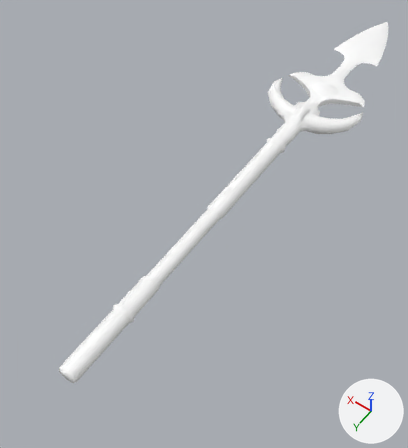
Two versions of the FBX model HeroFishing/Assets/James Work/James VFX/Models/VFX_MiranaSpear_f_01.fbx, one commit apart.
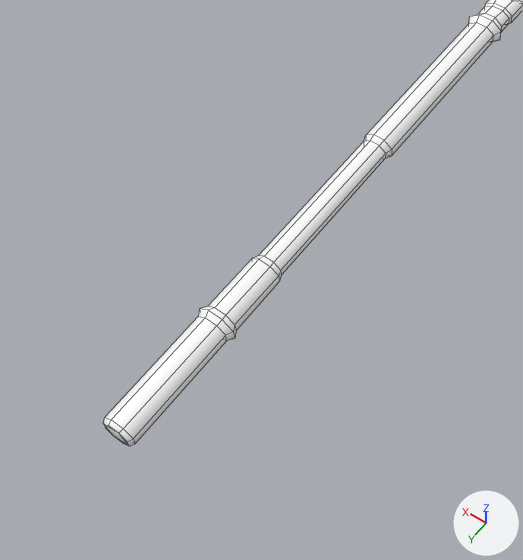
Old and new are each drawn whole from a 50 mm lens placed at (-0.514, 1.12, 1.132), pointed at (0.045, 0.338, -0.097) and again close up on the part from 0% to 73% of the width and 29% to 100% of the height. The lights are fixed; the arrows at lower right show +X, +Y and +Z. The close-ups show mesh edges as thin lines. Where no turn or scale is listed for an object, it has been applied to the vertices.

Objects in the first close-up: 'mirana_javelin'.
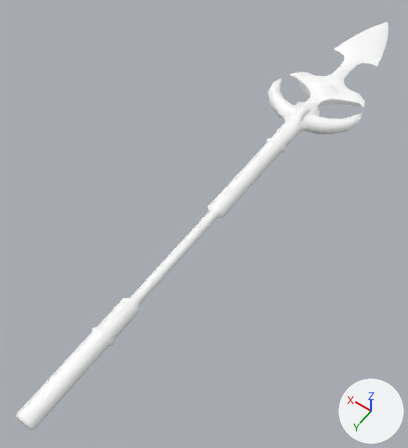
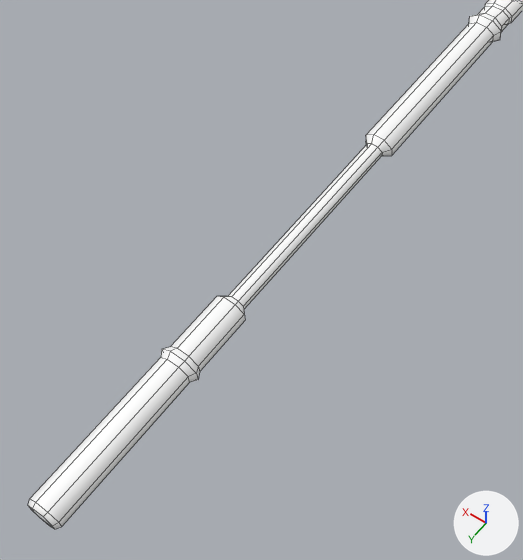
The change, as a diff of the scene's bpy script:
```diff
--- a/HeroFishing/Assets/James Work/James VFX/Models/VFX_MiranaSpear_f_01.fbx.py
+++ b/HeroFishing/Assets/James Work/James VFX/Models/VFX_MiranaSpear_f_01.fbx.py
@@ me_mesh @@
 # used by ob_mirana_javelin; location = (0.0, 0.0, 0.0)
-me_mesh.from_pydata(...)  # 419 vertices, 499 faces; spans x -0.15..0.15, y -0.71..0.9, z -0.03..0.03
+me_mesh.from_pydata(...)  # 419 vertices, 499 faces; spans x -0.15..0.15, y -0.71..1.02, z -0.03..0.03
+# me_mesh part 1: all 2 vertices in x 0.02, y 0.36, z -0.01..0.01 are moved by (-0.01, 0.0, 0.0)
+# me_mesh part 2: all 2 vertices in x 0.02, y 0.61, z -0.01..0.01 are moved by (-0.01, 0.07, 0.0)
+# me_mesh part 3: 36 of the vertices in x -0.03..0.03, y 0.61..0.72, z -0.02..0.02 are moved by (0.0, 0.07, 0.0)
+# me_mesh part 4: all 16 vertices in x -0.02..0.02, y 0.89..0.9, z -0.02..0.02 are moved by (0.0, 0.12, 0.0)
+# me_mesh part 5: all 2 vertices in x -0.02, y 0.36, z -0.01..0.01 are moved by (0.01, 0.0, 0.0)
+# me_mesh part 6: all 2 vertices in x -0.02, y 0.61, z -0.01..0.01 are moved by (0.01, 0.07, 0.0)
 me_mesh.materials.append(mat_javelin_mat)
```

Where the change shows, as pixel boxes [x1, y1, x2, y2] in the close-ups (523 x 560 px; the box of a moved part takes in the faces that stretch with it):
'mirana_javelin', reshaped: before [103, 0, 523, 446]; after [28, 0, 523, 529]
part 1 of me_mesh, moved or reshaped: before [364, 134, 374, 141]; after [366, 134, 374, 144]
part 2 of me_mesh, moved or reshaped: before [252, 141, 370, 259]; after [218, 144, 371, 297]
part 3 of me_mesh, moved or reshaped: before [198, 141, 379, 341]; after [161, 144, 377, 382]
part 4 of me_mesh, moved or reshaped: before [103, 317, 227, 446]; after [28, 357, 190, 529]
part 5 of me_mesh, moved or reshaped: before [379, 140, 392, 158]; after [378, 140, 392, 156]
part 6 of me_mesh, moved or reshaped: before [270, 146, 386, 281]; after [236, 147, 382, 316]
